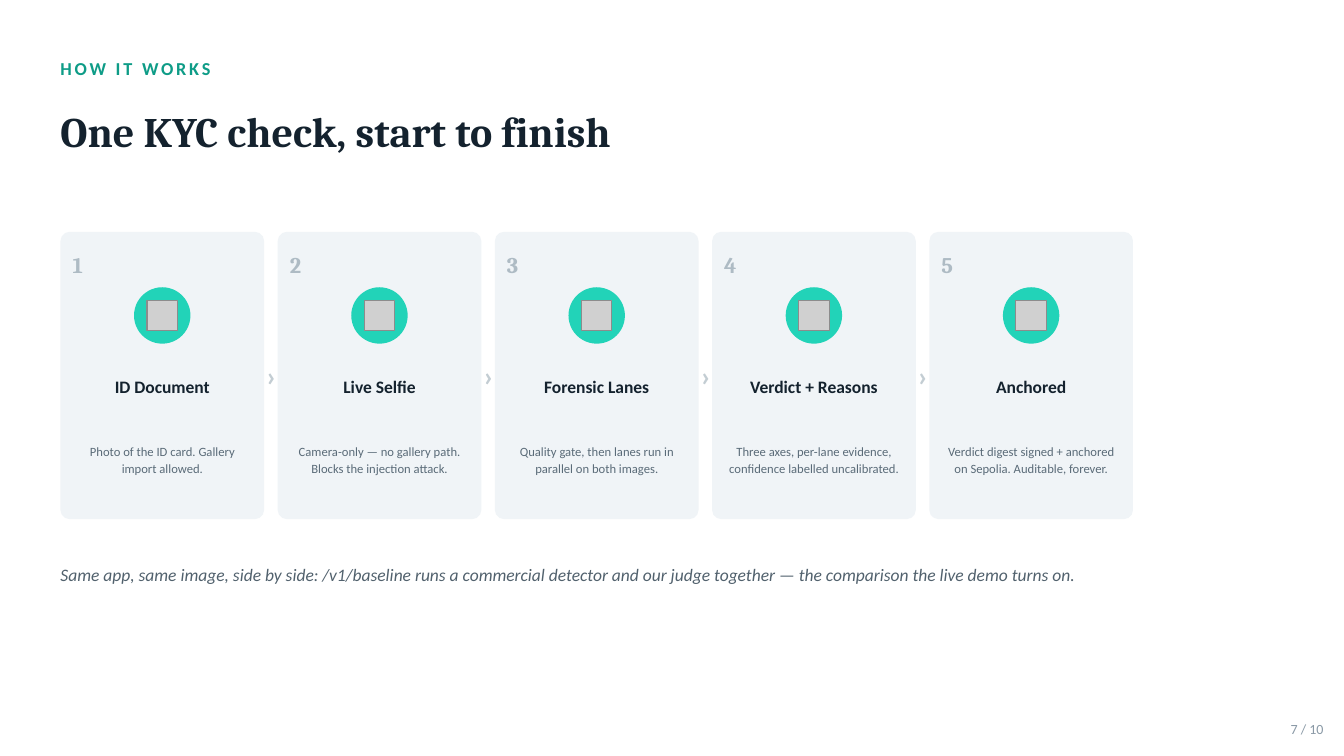
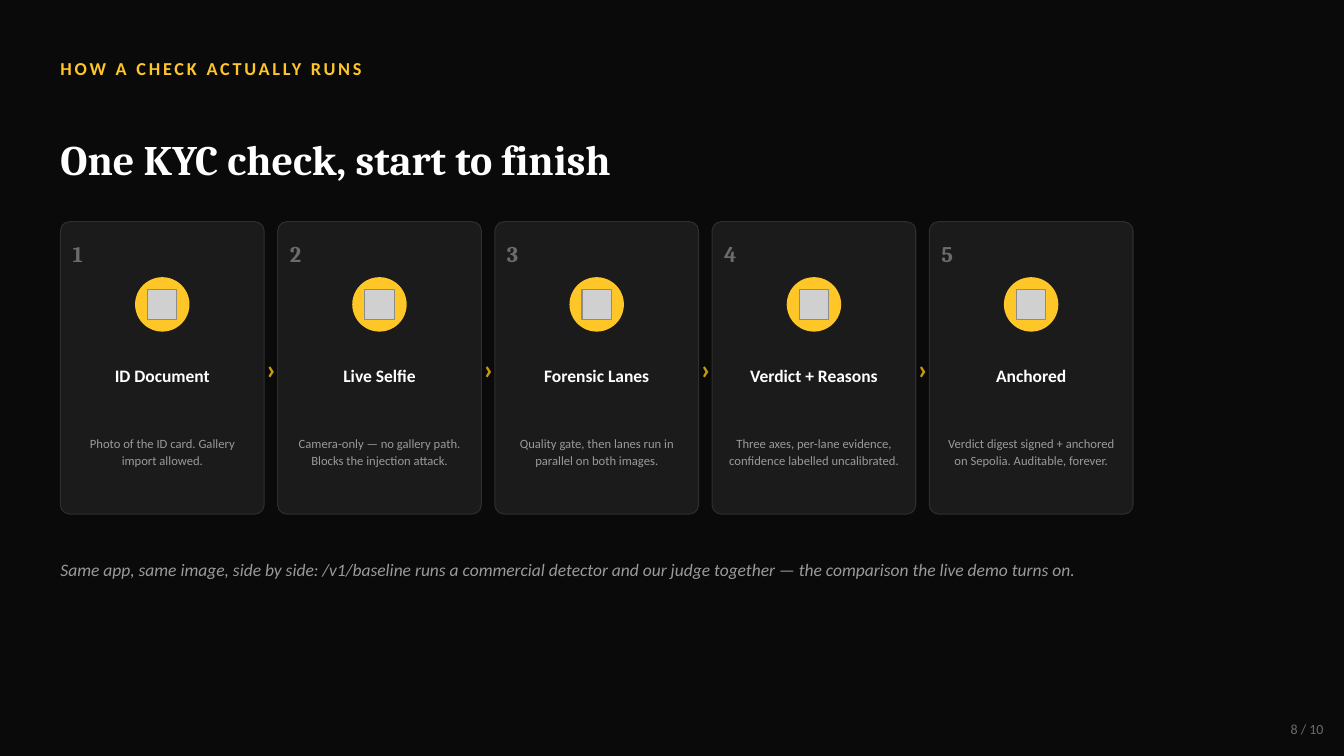
Before and after one commit to Venkat-Kolasani/VeriLens, a slide deck: slide 8 of pitch/VeriLens_Pitch.pptx (slide 7 before the commit). Drawn at 1344x756 pixels with LibreOffice and Linux fonts; fonts in the diff are those of the drawing; grey boxes stand for pictures. Boxes give left, top, right and bottom in pixels: in the first picture for what was removed or moved away, otherwise in the second. Text is boxed around its words. In the diff, an @@ line names an element or a change of style, - is before the commit and + after.

Commit message:
feat(pitch): redo deck in yellow-black theme, fix icon color bug
Replaced the teal/light-dark deck with a fully dark yellow-black theme, and
reworked the architecture slide from five same-size cards into an actual
layered process diagram (Capture -> Quality Gate -> Detection Lanes -> Judge
-> Verdict+Anchor) - a truer answer to 'what are the process layers' than a
grid of lane cards.

Found and fixed a real bug while re-rendering icons for the new palette: the
icon generator stripped the <svg> root tag to rebuild width/height/viewBox,
which also discarded the color/style attributes react-icons relies on for
currentColor to resolve. Verified by checking pixel channel stats directly
rather than trusting the thumbnail - every icon in both this deck and the
original teal one was rendering pure black regardless of requested color.
It went unnoticed in the teal deck because black-on-teal still had usable
contrast by coincidence; this theme's dark-charcoal badges made it visible
as low-contrast black-on-black. Fixed by wrapping the inner <path> markup in
an explicit <g fill="#hex">, which paths inherit via plain SVG attribute
inheritance instead of relying on currentColor resolution.

Structural validation, content QA, and full visual re-render all passed
after the fix.

```diff
--- a/pitch/VeriLens_Pitch.pptx
+++ b/pitch/VeriLens_Pitch.pptx
@@ background #FFFFFF to #0A0A0A @@
@@ text "One KYC check, start to ..." at bbox=[60, 145, 610, 176]: text colour #14222E to #FFFFFF; line spacing 1 to 1.05 @@
@@ text at bbox=[116, 63, 446, 576]: text changed; text colour #0E9C87 to #FFC627 @@
-HOW IT WORKS
+HOW A CHECK ACTUALLY RUNS
@@ rounded rectangle: place and size @@
-rounded rectangle at bbox=[60, 232, 264, 519]
+rounded rectangle at bbox=[60, 222, 264, 514]
@@ rounded rectangle: place and size @@
-rounded rectangle at bbox=[277, 232, 481, 519]
+rounded rectangle at bbox=[277, 222, 481, 514]
@@ rounded rectangle: place and size @@
-rounded rectangle at bbox=[495, 232, 699, 519]
+rounded rectangle at bbox=[495, 222, 699, 514]
@@ rounded rectangle: place and size @@
-rounded rectangle at bbox=[713, 232, 917, 519]
+rounded rectangle at bbox=[713, 222, 917, 514]
@@ fill #F0F4F7 to #1B1B1B; outline none to #2E2E2E 0.75 pt in 5 elements at bbox=[60, 222, 264, 514], bbox=[277, 222, 481, 514], bbox=[495, 222, 699, 514], bbox=[713, 222, 917, 514], bbox=[930, 222, 1133, 514] @@
@@ rounded rectangle: place and size @@
-rounded rectangle at bbox=[930, 232, 1133, 519]
+rounded rectangle at bbox=[930, 222, 1133, 514]
@@ text colour #AEBBC4 to #6B6B6B in 5 elements at bbox=[73, 247, 83, 262], bbox=[290, 247, 301, 262], bbox=[507, 247, 518, 262], bbox=[724, 247, 736, 262], bbox=[941, 247, 953, 262] @@
@@ 14 texts, 5 pictures, 5 ellipses: place and size @@
-14 texts, 5 pictures, 5 ellipses at bbox=[73, 258, 1066, 401]
+14 texts, 5 pictures, 5 ellipses at bbox=[73, 247, 1066, 393]
@@ fill #22D3B8 to #FFC627 in 5 elements at bbox=[570, 277, 624, 332], bbox=[786, 277, 841, 332], bbox=[135, 277, 190, 332], bbox=[1004, 277, 1059, 332], bbox=[353, 277, 407, 332] @@
@@ text colour #C3CDD3 to #C99A0E in 4 elements at bbox=[264, 343, 277, 393], bbox=[482, 343, 495, 393], bbox=[699, 343, 712, 393], bbox=[917, 343, 930, 393] @@
@@ text colour #14222E to #FFFFFF in 5 elements at bbox=[115, 370, 209, 382], bbox=[343, 369, 416, 382], bbox=[544, 369, 649, 382], bbox=[750, 369, 878, 382], bbox=[996, 369, 1066, 382] @@
@@ text "Photo of the ID card. ...": place and size @@
-text "Photo of the ID card. ..." at bbox=[90, 447, 235, 475]
+text "Photo of the ID card. ..." at bbox=[90, 439, 235, 467]
@@ text "Camera-only — no gallery path. ...": place and size @@
-text "Camera-only — no gallery path. ..." at bbox=[299, 447, 461, 475]
+text "Camera-only — no gallery path. ..." at bbox=[299, 439, 461, 467]
@@ text "Quality gate, then lanes run ...": place and size @@
-text "Quality gate, then lanes run ..." at bbox=[520, 447, 674, 475]
+text "Quality gate, then lanes run ..." at bbox=[520, 439, 674, 467]
@@ text "Three axes, per-lane evidence, confidence ...": place and size @@
-text "Three axes, per-lane evidence, confidence ..." at bbox=[729, 447, 899, 473]
+text "Three axes, per-lane evidence, confidence ..." at bbox=[729, 439, 899, 465]
@@ text colour #5A6B78 to #9A9A9A in 5 elements at bbox=[90, 439, 235, 467], bbox=[520, 439, 674, 467], bbox=[729, 439, 899, 465], bbox=[299, 439, 461, 467], bbox=[948, 439, 1114, 467] @@
@@ text "Verdict digest signed + anchored ...": place and size @@
-text "Verdict digest signed + anchored ..." at bbox=[948, 447, 1114, 475]
+text "Verdict digest signed + anchored ..." at bbox=[948, 439, 1114, 467]
@@ text "Same app, same image, side ..." at bbox=[60, 564, 1074, 579]: text colour #51616D to #9A9A9A @@
@@ text at bbox=[1291, 724, 1323, 734]: text changed; text colour #8A99A6 to #6B6B6B @@
-7 / 10
+8 / 10
```
Also in this commit, not shown: 7 other slides changed, 2 slides added, 2 slides removed, 3 other files.
